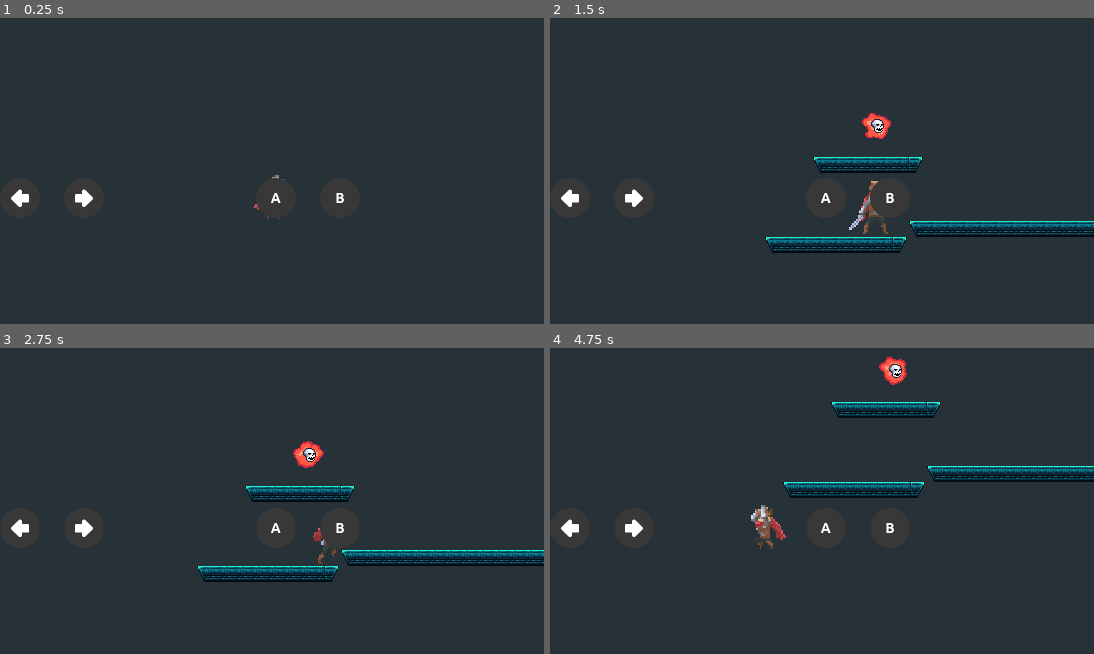
Above: before the commit, frames 1-4 (two rows, left to right).
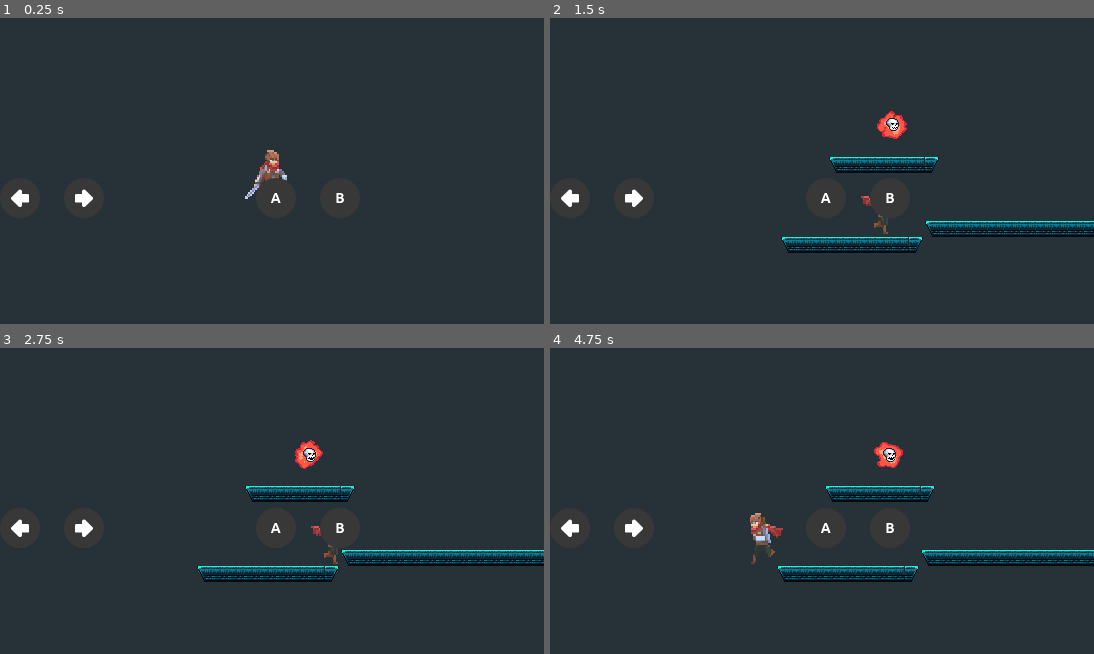
Above: after the commit, the same moments.

Repository: hakon0809/Prosjektarbeid-2
Game: Godot game, scene res://levels/test_levels/BasicLevel.tscn
Same seed, same stepped clock (60 frames per second), same inputs: the game is played once before the commit and once after it.
Inputs (mouse positions are in pixels of both pictures, inside the frame that each line leads up to):
- Up to frame 1 (0.25 s): no input
- Up to frame 2 (1.5 s): tap Enter at 0.5 s; move the mouse to (941, 155) at 0.52 s; hold Right (ui_right) 0.53-1.25 s; click (941, 155) at 0.67 s; drag from (713, 186) to (854, 131) at 1.27 s
- Up to frame 3 (2.75 s): move the mouse to (326, 433) at 2.02 s; hold Right (ui_right) from 2.03 s (still down)
- Up to frame 4 (4.75 s): release Right (ui_right) at 2.75 s; drag from (794, 562) to (658, 455) at 2.77 s; move the mouse to (985, 546) at 3.52 s; hold Left (ui_left) 3.53-4.25 s; drag from (658, 455) to (740, 424) at 4.27 s

The runs differ from the first frame. In frame 1, 0.4% of the frame differs, in the area x 45-53%, y 43-66%; in frame 2, 1.7%; in frame 3, 0.3%; in frame 4, 8.1%, in the area x 36-100%, y 2-77%.
Error after the commit: Parse Error: The identifier "active" isn't declared in the current scope. (res://menus/choices/ChoiceMenu.gd:46)

Commit message:
created globals, made formatting for mail

Diff:
--- a/Prosjektarbeid-2/entities/eye creature/skull/Skull.gd
+++ b/Prosjektarbeid-2/entities/eye creature/skull/Skull.gd
@@ -11,7 +11,6 @@
 onready var ChoiceMenu = preload("res://menus/choices/ChoiceMenu.tscn")
 var encountered = false
 var interface
-
 
 func _ready():
 	$PopupDialog/PopupDialog/RichTextLabel.set_text(text[index])
@@ -66,12 +65,9 @@
 func save_choice(active):
 	$PopupDialog/PopupDialog/NextButton.hide()
 	$PopupDialog/PopupDialog/BackButton.hide()
-	var upgrade = get_tree().get_root().get_node("Node/Player/KinematicBody2D").upgrades[level-1]
 	if active:
-		upgrade = true
 		$PopupDialog/PopupDialog/RichTextLabel.set_text("Good job, go get em")
 	else:
 		$PopupDialog/PopupDialog/RichTextLabel.set_text("Wrong choice kiddo")
-		upgrade = false
 	$PopupDialog/PopupDialog.popup_centered_ratio(0.5)
 	interface.show()
--- a/Prosjektarbeid-2/entities/eye creature/skull/Skull.tscn
+++ b/Prosjektarbeid-2/entities/eye creature/skull/Skull.tscn
@@ -38,7 +38,7 @@
 custom_solver_bias = 0.0
 extents = Vector2( 16.1395, 13.3293 )
 
-[node name="Skull" type="Node2D"]
+[node name="Skull" type="Node2D" index="0"]
 
 script = ExtResource( 1 )
 _sections_unfolded = [ "Z Index" ]
@@ -56,7 +56,7 @@
 
 frames = SubResource( 1 )
 animation = "Idle"
-frame = 12
+frame = 11
 playing = true
 
 [node name="CollisionShape2D" type="CollisionShape2D" parent="KinematicBody2D" index="1"]
--- a/Prosjektarbeid-2/entities/player/Player.gd
+++ b/Prosjektarbeid-2/entities/player/Player.gd
@@ -13,17 +13,9 @@
 var previous_state = null
 
 export var max_health = 10
-var upgrades = [false, false, false]
 var health
 
 var damage = 1
-
-
-func _ready():
-	for upgrade in upgrades:
-		if upgrade:
-			max_health += 10
-	health = max_health
 
 func _physics_process(delta):
 
--- a/Prosjektarbeid-2/menus/choices/ChoiceMenu.gd
+++ b/Prosjektarbeid-2/menus/choices/ChoiceMenu.gd
@@ -5,14 +5,17 @@
 onready var PrivacySetting = preload("res://menus/choices/PrivacySettings.tscn")
 onready var EndLevelSettings = preload("res://menus/choices/EndLevelSettings.tscn")
 var level
-var active_options = [false, false, false]
+var active_options
 var scale = Vector2(0, 0)
 var opening = true
 var end_level
 var parent
+var globals
 
 func _ready():
 	self.rect_scale = Vector2(0, 0)
+	globals = get_tree().get_root().globals
+	active_options = globals.get_all_upgrades()
 
 func _process(delta):
 	if opening:
@@ -37,7 +40,7 @@
 	choice.parent = self
 	add_child(choice)
 
-func open_settings_menu(parent, active):
+func open_settings_menu(parent):
 	self.parent = parent
 	end_level = true
 	active_options = active
@@ -53,17 +56,25 @@
 	info.parent = self
 	add_child(info)
 
-func show_setting(active, level):
+func show_setting(active, option):
 	var setting = PrivacySetting.instance()
+	setting.option = option
 	setting.level = level
 	setting.parent = self
 	setting.active = active
 	add_child(setting)
 
 func save_setting(option, active):
-	active_options[option-1] = active
+	active_options[option] = active
 	parent.save_choice(active)
+	globals.set_upgrade(option, active)
 	if end_level:
-		open_settings_menu(parent, active_options)
+		open_settings_menu(parent)
 	else:
 		opening = false
+
+func save_activity(level, string):
+	if end_level:
+		globals.set_activity(1, level-1, string)
+	else:
+		globals.set_activity(0, level-1, string)
--- a/Prosjektarbeid-2/menus/choices/EndLevelSettings.gd
+++ b/Prosjektarbeid-2/menus/choices/EndLevelSettings.gd
@@ -27,20 +27,24 @@
 
 func _on_EditButton1_pressed():
 	parent.show_setting(active[0], 1)
+	parent.save_activity(level, "edit_1")
 	self.queue_free()
 
 
 func _on_EditButton2_pressed():
 	parent.show_setting(active[1], 2)
+	parent.save_activity(level, "edit_2")
 	self.queue_free()
 
 
 func _on_EditButton3_pressed():
 	parent.show_setting(active[2], 3)
+	parent.save_activity(level, "edit_3")
 	self.queue_free()
 
 
 func _on_SaveButton_pressed():
+	parent.save_activity(level, "save")
 	parent.opening = false
 
 
@@ -48,3 +52,4 @@
 	for i in range(0, level):
 		active[i] = true
 		parent.save_setting(i+1, active[i])
+	parent.save_activity(level, "activate_all")
--- a/Prosjektarbeid-2/menus/choices/PrivacyChoice.gd
+++ b/Prosjektarbeid-2/menus/choices/PrivacyChoice.gd
@@ -5,15 +5,16 @@
 onready var text = $PanelContainer/VBoxContainer/MarginContainer/VBoxContainer/ChoiceText
 var level
 var parent
-#onready var player
 
 func _ready():
 	header.set_text(content.CHOICE[level-1][0])
 	text.set_text(content.CHOICE[level-1][1])
 
 func _on_ManageButton_pressed():
+	parent.save_activity(level, "manage")
 	self.queue_free()
 	parent.change_setting()
 
 func _on_AcceptButton_pressed():
+	parent.save_activity(level, "accept")
 	parent.save_setting(level, true)
--- a/Prosjektarbeid-2/menus/choices/PrivacySettings.gd
+++ b/Prosjektarbeid-2/menus/choices/PrivacySettings.gd
@@ -5,10 +5,9 @@
 onready var button = $PanelContainer/VBoxContainer/MarginContainer/VBoxContainer/HBoxContainer/Button
 onready var popup = $PanelContainer/VBoxContainer/MarginContainer/PopupPanel
 var active
-var actives
+var option
+var parent
 var level
-var parent
-var settings_menu = false
 
 func _ready():
 	popup.hide()
@@ -18,7 +17,8 @@
 
 func _on_SaveButton_pressed():
 	if active:
-		parent.save_setting(level, active)
+		parent.save_activity(level, "save_on")
+		parent.save_setting(option, active)
 	else:
 		popup.show()
 
@@ -30,8 +30,10 @@
 
 func _on_YesButton_pressed():
 	popup.hide()
-	parent.save_setting(level, active)
+	parent.save_activity(level, "save_off")
+	parent.save_setting(option, active)
 
 
 func _on_NoButton_pressed():
+	parent.save_activity(level, "undo")
 	popup.hide()
--- /dev/null
+++ b/Prosjektarbeid-2/scripts/Globals.gd
@@ -0,0 +1,32 @@
+extends Node
+
+var upgrade_1 = false
+var upgrade_2 = false
+var upgrade_3 = false
+var secret_ugrade = false
+var upgrades = [secret_upgrade, upgrade_1, upgrade_2, upgrade_3]
+
+var upgrade_activity_1 = []
+var upgrade_activity_2 = []
+var upgrade_activity_3 = []
+var upgrade_activities = [upgrade_activity_1,  upgrade_activity_2, upgrade_activity_3]
+var settings_activity_1 = []
+var settings_activity_2 = []
+var settings_activity_3 = []
+var settings_activities = [settings_activity_1, settings_activity_2, settings_activity_3]
+var activities = [upgrade_activities, settings_activities]
+
+func set_upgrade(upgrade, value):
+	upgrades[upgrade] = value
+
+func get_upgrade(upgrade):
+	return upgrades[upgrade]
+
+func get_all_upgrades():
+	return upgrades
+
+func set_activity(activity, level, string):
+	activities[activity][level-1].append(string)
+
+func get_all_activities():
+	return activities
--- a/Prosjektarbeid-2/scripts/SendEmail.gd
+++ b/Prosjektarbeid-2/scripts/SendEmail.gd
@@ -1,5 +1,17 @@
 extends Node
 
 func send_mail(results):
-	#TODO fix format -> 1st/2nd/3rd choice, changing settings, ballon game
-	OS.shell_open("mailto:daretoshare.results@gmail.com?subject=Results&body="+results)
+	var mailstring = "mailto:daretoshare.results@gmail.com?subject=Results&body="
+	var globals = get_tree().get_root().globals
+	var activities = globals.get_all_activities()
+	for activity in activities:
+		for level in activity:
+			mailstring += format_data(level)+"%0A"
+	var data = globals
+	OS.shell_open(+results)
+
+func format_data(level):
+	var datastring = ""
+	for data in level:
+		datastring += data+" "
+	return datastring
